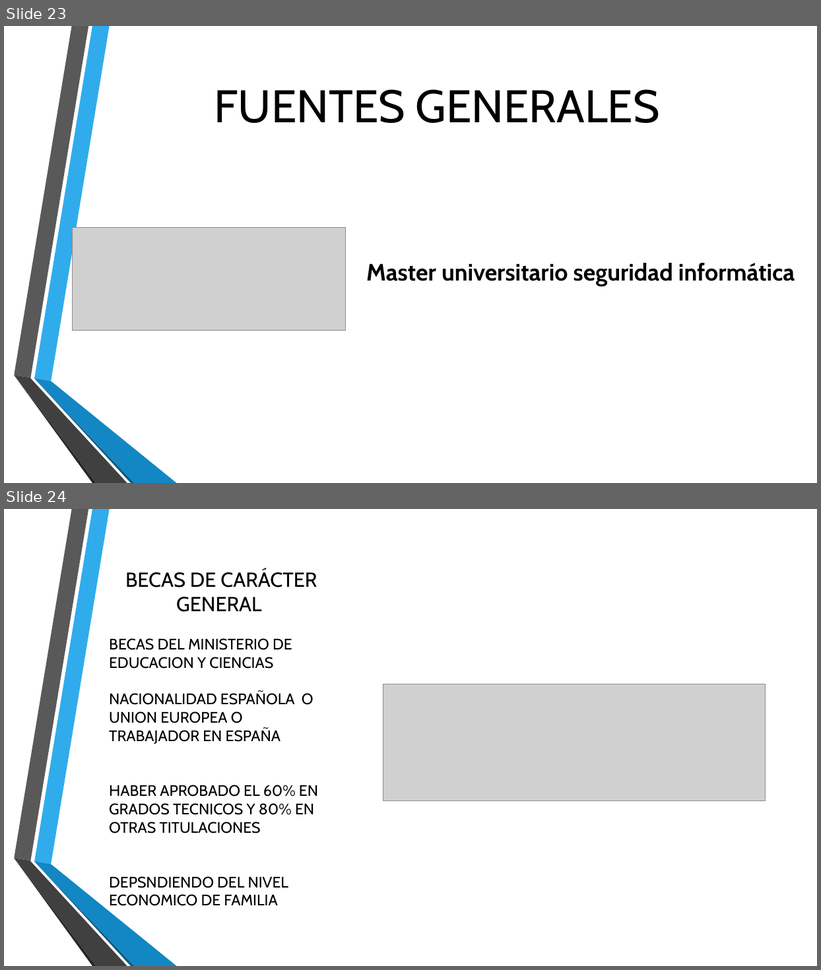
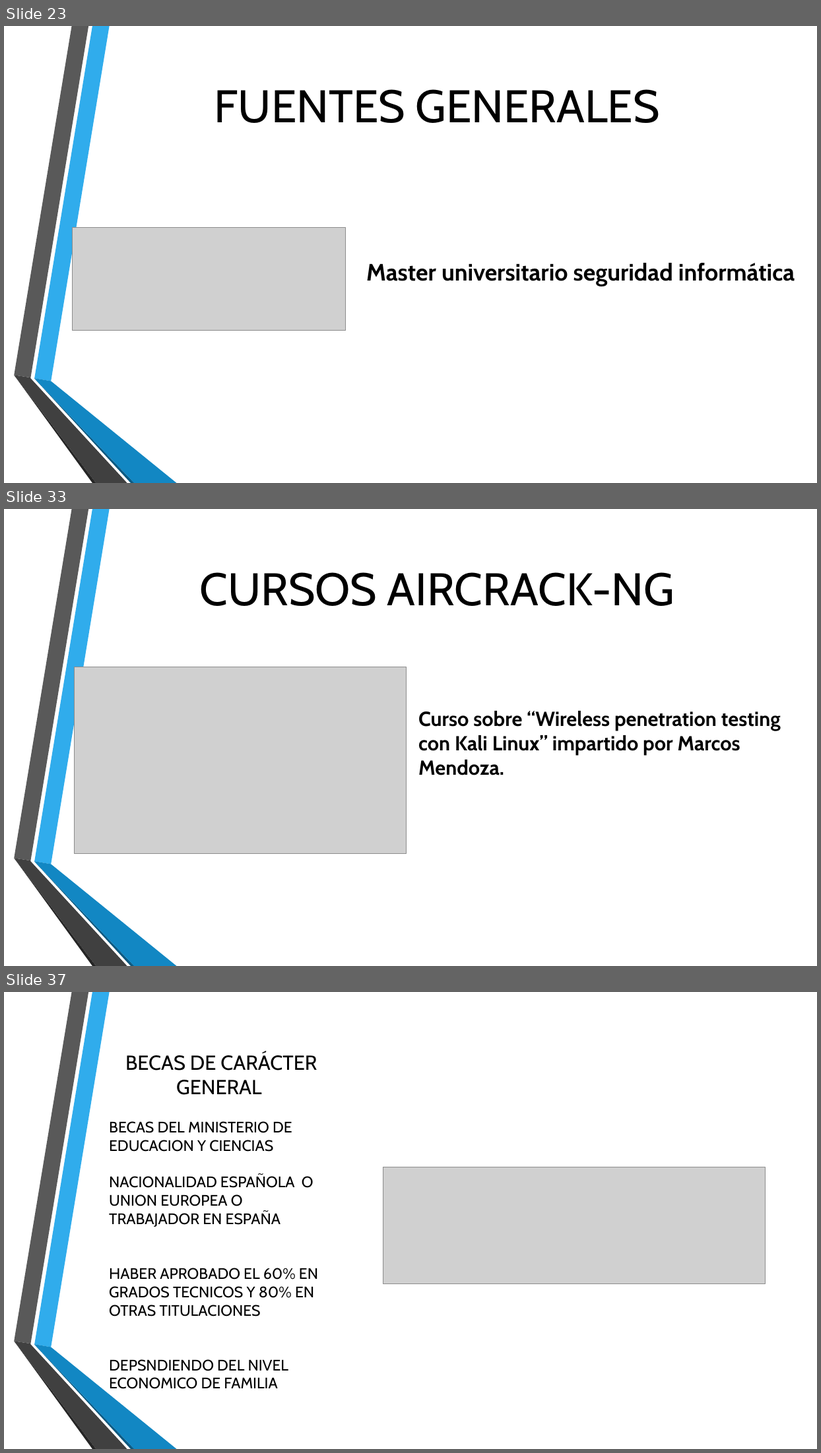
Before and after one commit to Rijaelto/TG1, a slide deck: TG1_final.pptx. Shown one above the other, each under a label of ours: slides 23 and 24 before the commit, slides 23, 33 and 37 after it; the slides between them are not shown. The pictures are 821x970 and 821x1453 pixels, drawn with LibreOffice and Linux fonts; fonts in the diff are those of the drawing; grey boxes stand for pictures; background and template pictures are left out. Boxes give left, top, right and bottom in pixels: in the first picture for what was removed or moved away, otherwise in the second. Text is boxed around its words. In the diff, an @@ line names an element or a change of style, - is before the commit and + after.

```diff
--- a/TG1_final.pptx
+++ b/TG1_final.pptx
@@ slide 33 added at (4,509,817,966), background picture (left out); not listed: 6 template elements that a slide beside it also shows @@
@@ title added at (199,572,675,606), 54 pt, text #000000 @@
+CURSOS AIRCRACK-NG
@@ picture added at (74,667,406,854) @@
@@ text added at (418,711,781,776), 24 pt, text #000000, bold @@
+Curso sobre “Wireless penetration testing con Kali Linux” impartido por Marcos Mendoza.
@@ what was slide 24 is now slide 37 @@
```
Also in this commit, not shown: 2 slides changed, 15 other slides added.
